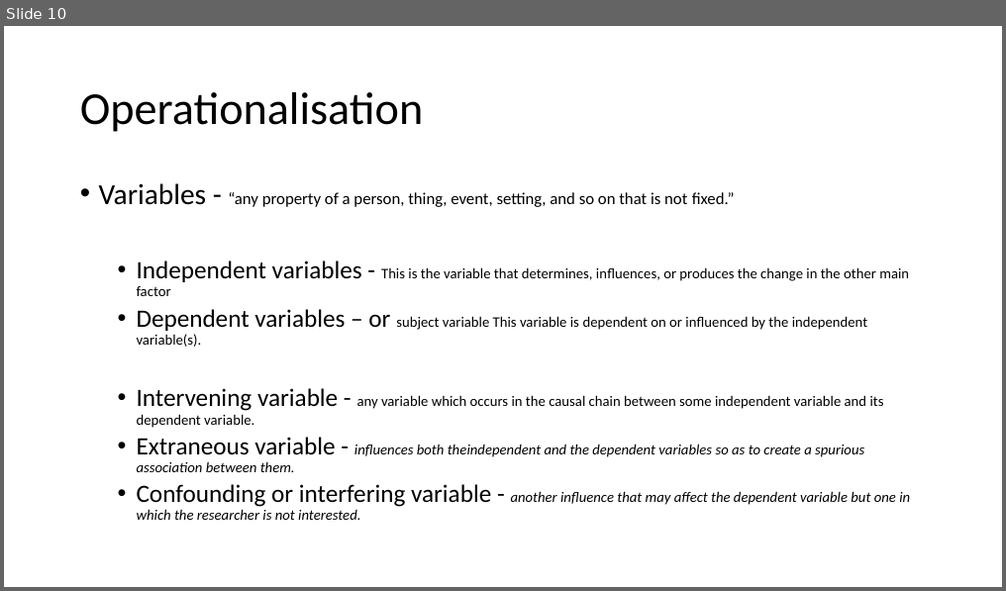
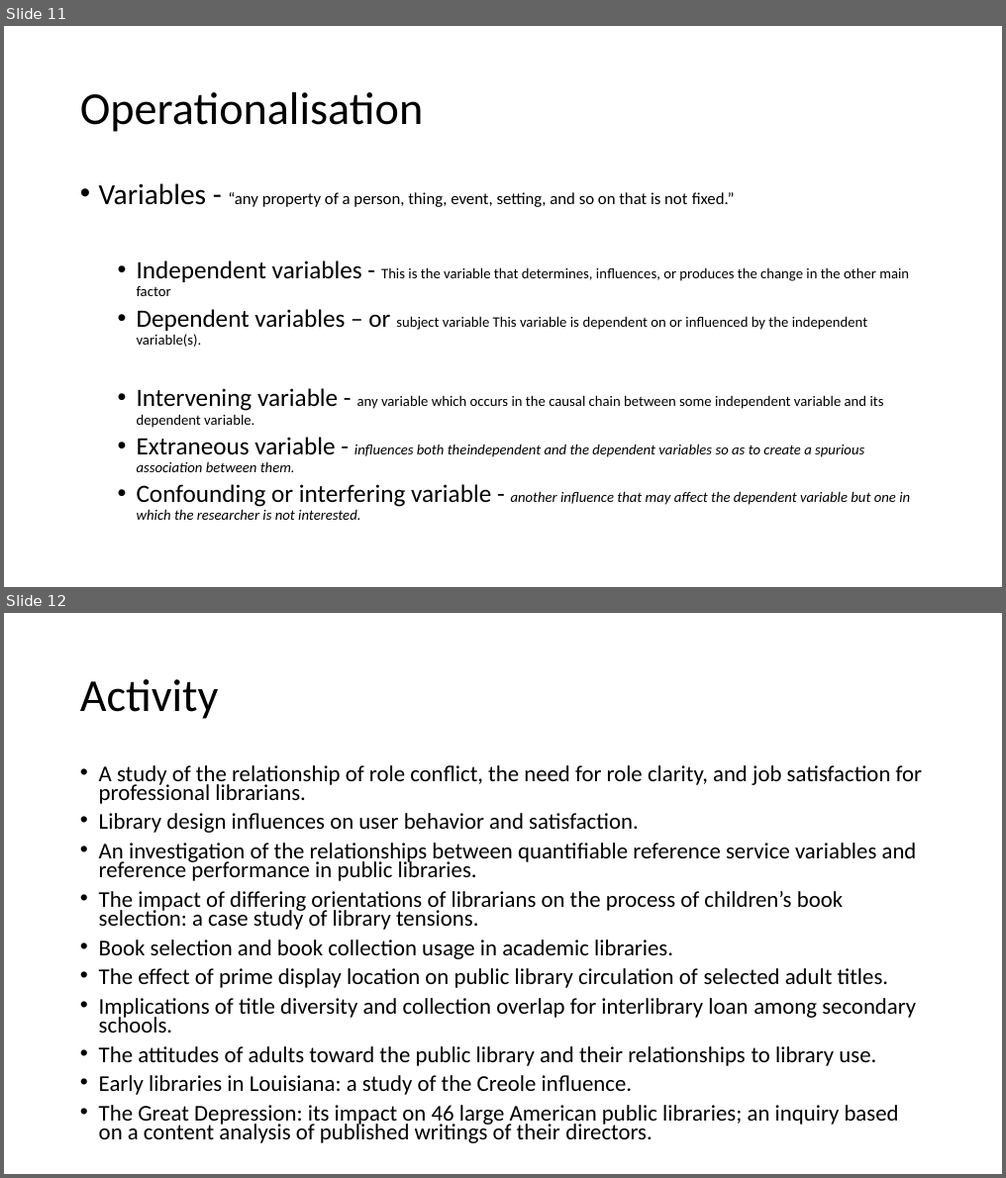
Before and after one commit to dlisbbau/mlis, a slide deck: Research Process-part-2.pptx. Shown one above the other, each under a label of ours: slide 10 before the commit, slides 11 and 12 after it. The pictures are 1006x591 and 1006x1178 pixels, drawn with LibreOffice and Linux fonts; fonts in the diff are those of the drawing. Boxes give left, top, right and bottom in pixels: in the first picture for what was removed or moved away, otherwise in the second. Text is boxed around its words. In the diff, an @@ line names an element or a change of style, - is before the commit and + after.

```diff
--- a/Research Process-part-2.pptx
+++ b/Research Process-part-2.pptx
@@ slide 12 added at [4,613,1002,1174], background #FFFFFF @@
@@ title added at [80,679,219,719], 44 pt, text #000000 @@
+Activity
@@ text added at [99,765,922,1144], 21.7 pt, text #000000 @@
+• A study of the relationship of role conﬂict, the need for role clarity, and job satisfaction for professional librarians.
+• Library design inﬂuences on user behavior and satisfaction.
+• An investigation of the relationships between quantiﬁable reference service variables and reference performance in public libraries.
+• The impact of differing orientations of librarians on the process of children’s book selection: a case study of library tensions.
+• Book selection and book collection usage in academic libraries.
+• The effect of prime display location on public library circulation of selected adult titles.
+• Implications of title diversity and collection overlap for interlibrary loan among secondary schools.
+• The attitudes of adults toward the public library and their relationships to library use.
+• Early libraries in Louisiana: a study of the Creole inﬂuence.
+• The Great Depression: its impact on 46 large American public libraries; an inquiry based on a content analysis of published writings of their directors.
@@ what was slide 10 is now slide 11 @@
```
Also in this commit, not shown: 1 slide changed, 3 other slides added, 2 other files.
